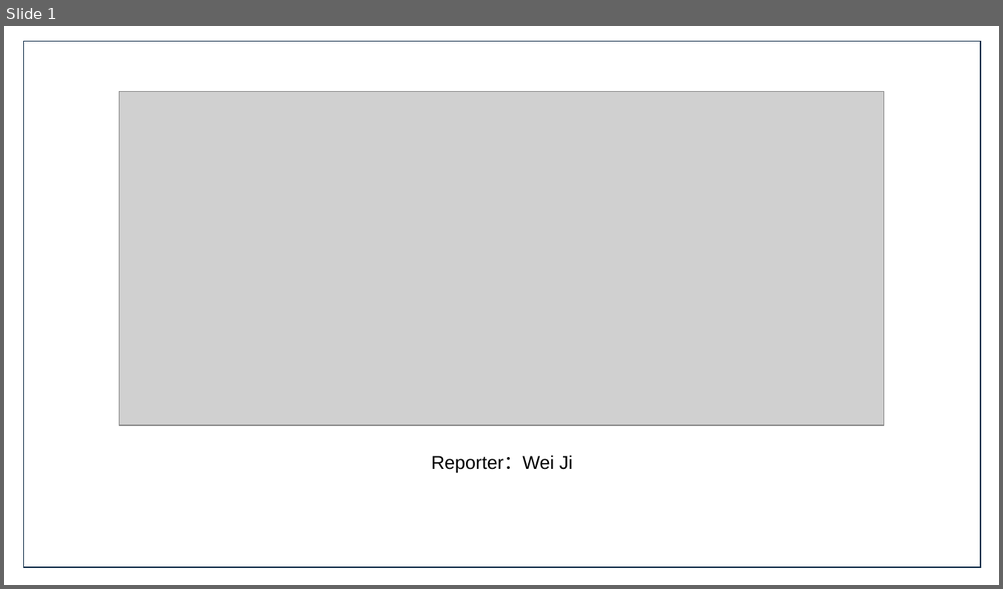
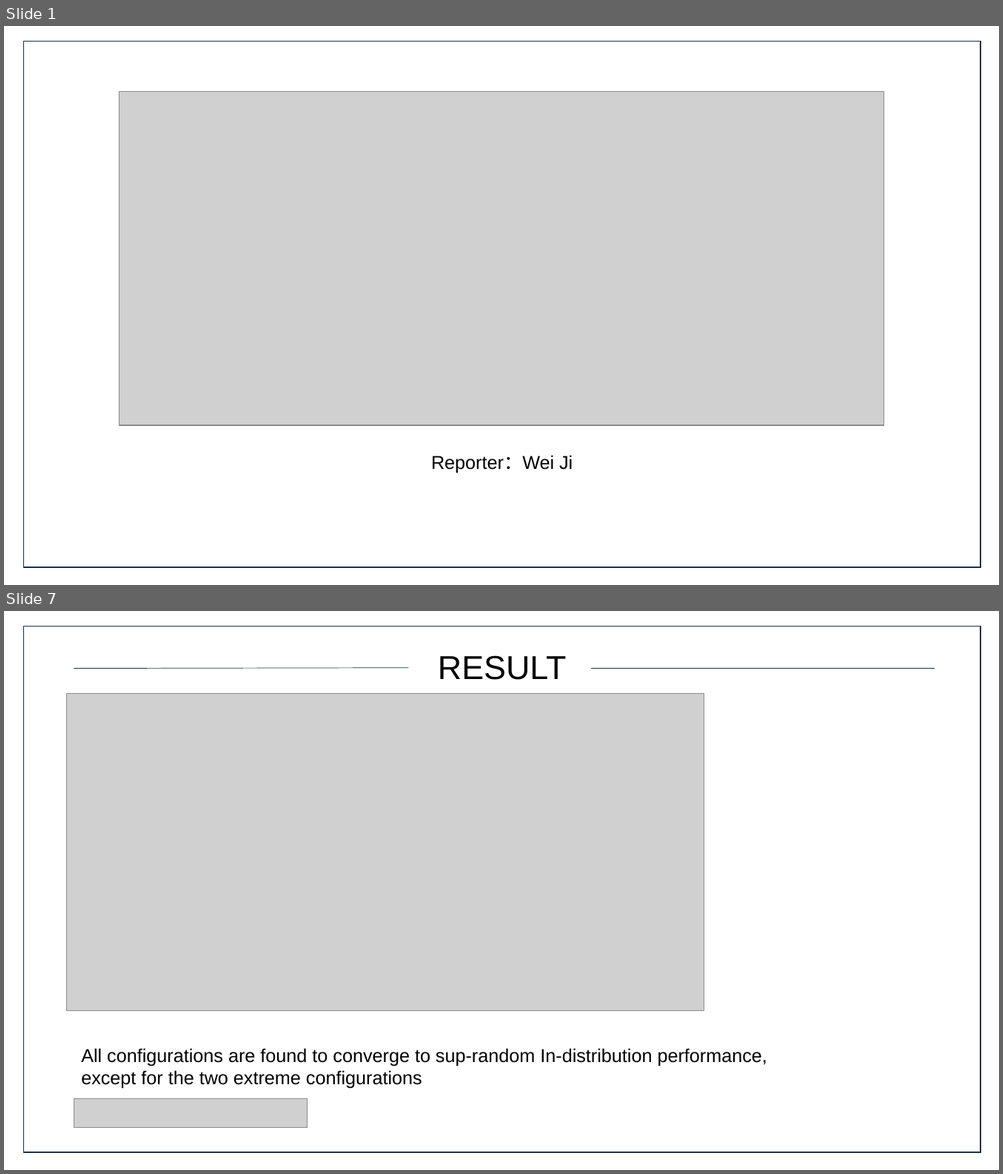
Before and after one commit to JiweiMaster/CMIT_JW_PRE_PAPER, a slide deck: 第三周/纪伟+20201011+SLIC.pptx. Shown one above the other, each under a label of ours: slide 1 before the commit, slides 1 and 7 after it; the slides between them are not shown. The pictures are 1003x589 and 1003x1174 pixels, drawn with LibreOffice and Linux fonts; fonts in the diff are those of the drawing; grey boxes stand for pictures. Boxes give left, top, right and bottom in pixels: in the first picture for what was removed or moved away, otherwise in the second. Text is boxed around its words. In the diff, an @@ line names an element or a change of style, - is before the commit and + after.

```diff
--- a/第三周/纪伟+20201011+SLIC.pptx
+++ b/第三周/纪伟+20201011+SLIC.pptx
@@ slide 7 added at [4, 611, 999, 1170], background #FFFFFF @@
@@ rectangle added at [23, 626, 981, 1153], outline #17324D 1 pt @@
@@ line added from (74, 669) to (408, 668), #17324D 0.5 pt @@
@@ text added at [438, 655, 566, 680], 32 pt, text #000000 @@
+RESULT
@@ line added from (591, 669) to (934, 669), #17324D 0.5 pt @@
@@ picture added at [67, 694, 704, 1011] @@
@@ text added at [81, 1048, 767, 1089], 18 pt, text #000000 @@
+All configurations are found to converge to sup-random In-distribution performance,
+except for the two extreme configurations
@@ picture added at [74, 1099, 307, 1128] @@
```
Also in this commit, not shown: 1 slide changed, 5 other slides added, 7 slides removed, 3 other files.
